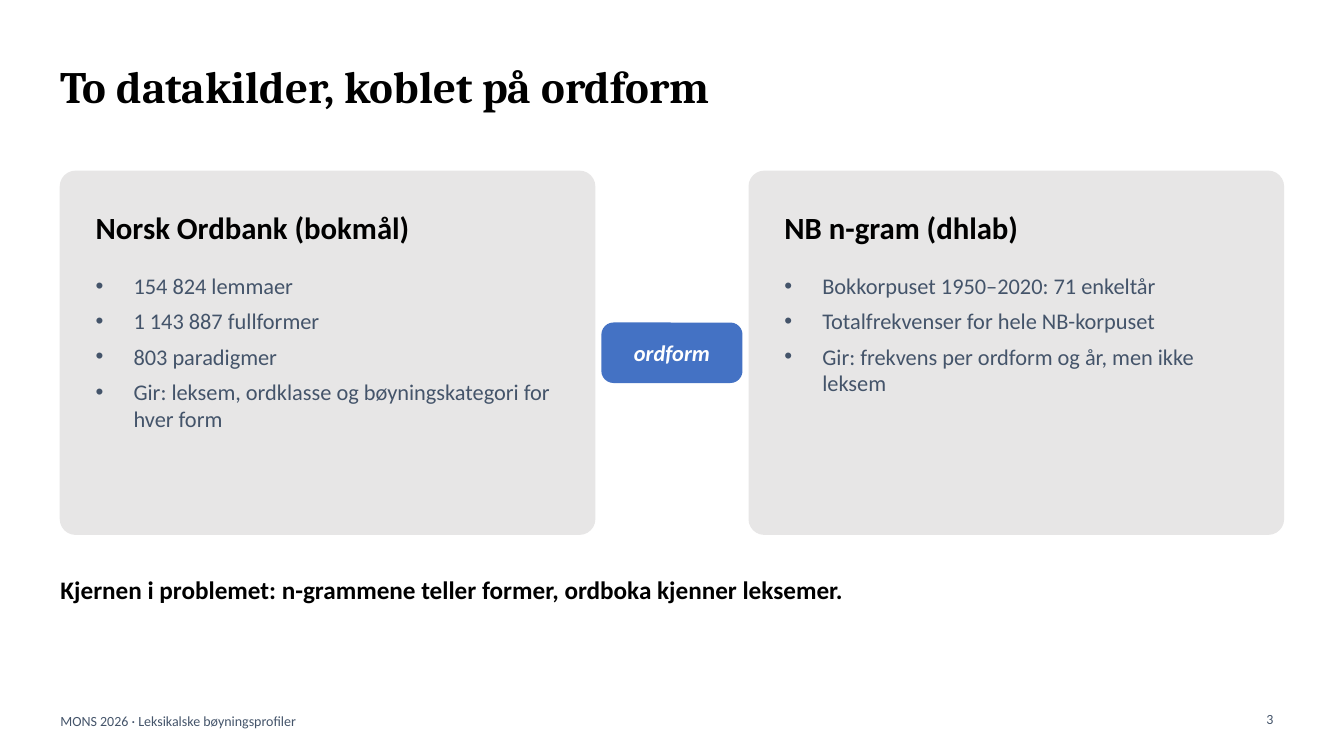
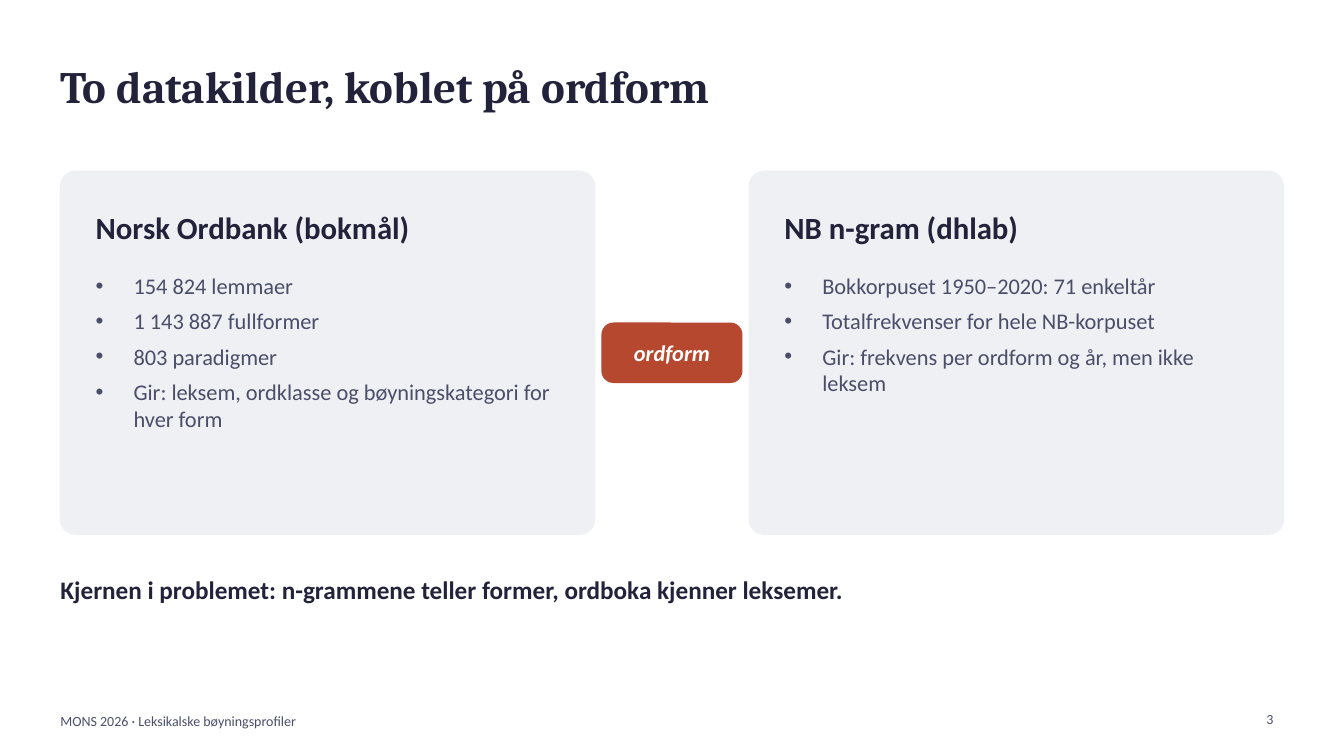
Before and after one commit to Yoonsen/B-yning, a slide deck: slide 3 of tekst/mons_presentasjon.pptx. Drawn at 1344x756 pixels with LibreOffice and Linux fonts; fonts in the diff are those of the drawing. Boxes give left, top, right and bottom in pixels: in the first picture for what was removed or moved away, otherwise in the second. Text is boxed around its words. In the diff, an @@ line names an element or a change of style, - is before the commit and + after.

```diff
--- a/tekst/mons_presentasjon.pptx
+++ b/tekst/mons_presentasjon.pptx
@@ rounded rectangle at box(60, 171, 595, 534): fill #E7E6E6 to #EEF0F3; outline #E7E6E6 1 pt to #EEF0F3 1 pt @@
@@ rounded rectangle at box(749, 171, 1284, 534): fill #E7E6E6 to #EEF0F3; outline #E7E6E6 1 pt to #EEF0F3 1 pt @@
@@ rounded rectangle "ordform" at box(602, 323, 743, 383): fill #4472C4 to #B5482F @@
@@ text colour #000000 to #22223B in 4 elements at box(60, 70, 709, 113), box(96, 216, 410, 244), box(784, 216, 1018, 245), box(60, 581, 843, 604) @@
```
Also in this commit, not shown: 10 other slides changed, 4 other files.
